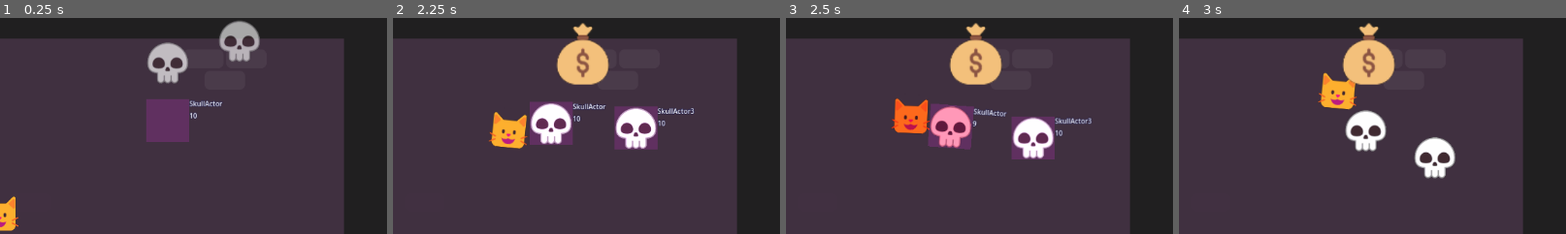
Above: before the commit, frames 1-4 (left to right).
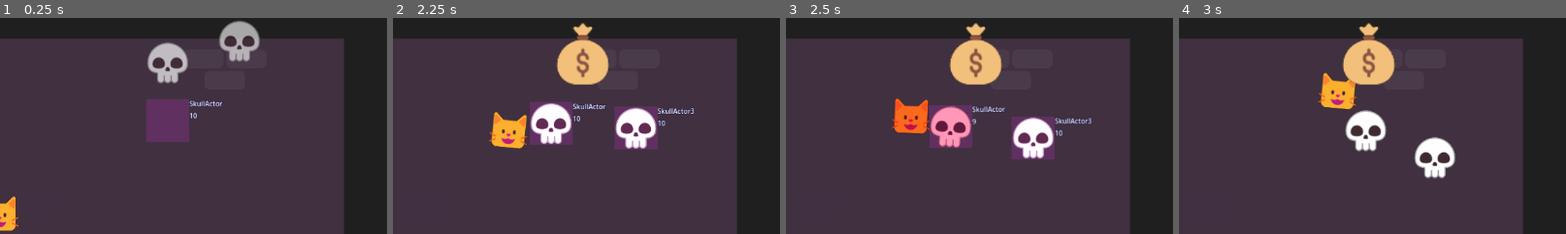
Above: after the commit, the same moments.

Repository: crapola/treasure_cat_game
Game: Godot game, scene res://main.tscn
Two runs of this game, one before a commit and one after it. Both use one fixed random seed, a clock stepped at 60 frames per second and the inputs below. This scene is started directly instead of the project's main scene. The engine's default icon, where the game draws it, is replaced by a stand-in: a white triangle on a blue panel in a dark square. Sound files missing from this copy of the repository are replaced by a short silence.
Inputs:
- Up to frame 1 (0.25 s): no input
- Up to frame 2 (2.25 s): click "Statistics" at 0.5 s; click "Show actors info" at 1.25 s; click "Statistics" at 2 s
- Up to frame 3 (2.5 s): no input
- Up to frame 4 (3 s): click "Show actors info" at 2.75 s
The pictures show only the part of the screen within x 50-100%, y 5-55%; the shares and areas given below are measured in that part.

Frames 1-2 are identical in both runs. In frame 3, 0.4% of the frame differs, in the area x 36-57%, y 39-61%; in frame 4, nothing differs.
Error in both runs: Invalid access to property or key 'button_pressed' on a base object of type 'Nil'. (res://debug/debugging_interface.gd:13)

Commit message:
Display dagger durability

Diff:
--- a/actors/actor.gd
+++ b/actors/actor.gd
@@ -9,6 +9,8 @@
 signal gold_collected(value:int)
 ## Health changed.
 signal health_changed(value:int)
+## Item picked up.
+signal item_collected(item:Node2D)
 ## Killed by other.
 signal killed(other:Actor)
 ## Allow buffs.
@@ -105,6 +107,10 @@
 	print_debug(self.name," has deserted.")
 	queue_free()
 
+## Get item in hand.
+func get_item()->Node2D:
+	return hand.get_item()
+
 ## Collect gold for the faction. If it has no faction, return false.
 func give_gold(value:int)->bool:
 	if faction:
--- a/debug/actor_info.gd
+++ b/debug/actor_info.gd
@@ -6,6 +6,10 @@
 	assert(get_parent() is Actor)
 	print_debug(self," attached to ",_actor)
 
+func _process(_delta:float)->void:
+	# Counter rotation to stay upright.
+	rotation=-get_parent().global_rotation
+
 func _on_Timer_timeout()->void:
 	%Name.text=_actor.name
 	%Health.text=str(_actor.health)
--- /dev/null
+++ b/debug/test.gd
@@ -0,0 +1,24 @@
+extends Control
+
+
+@onready var player=$Player
+@onready var enemy: Sprite2D = $Enemy
+@onready var result: Sprite2D = $Result
+
+# Called when the node enters the scene tree for the first time.
+func _ready() -> void:
+	result.position=_avoid_player(enemy.position)
+
+func _avoid_player(pos:Vector2)->Vector2:
+	prints(pos,player.position,pos+(player.position-pos)/2.0)
+	var pp=player.position
+	var v=player.position-pos
+	var n=player.position.direction_to(pos)
+	var d=512
+	var f=1-pp.distance_to(pos)/d
+	return pos+player.position.direction_to(pos)*(1-pp.distance_to(pos)/512)*256
+	#return pos+n*f*256
+
+func _input(e)->void:
+	enemy.position=get_local_mouse_position()
+	result.position=_avoid_player(enemy.position)
--- /dev/null
+++ b/debug/test.tscn
@@ -0,0 +1,29 @@
+[gd_scene format=3 uid="uid://cylvvd44cafxw"]
+
+[ext_resource type="Script" uid="uid://3fuof0qh5i0p" path="res://debug/test.gd" id="1_bdhpj"]
+[ext_resource type="Texture2D" uid="uid://bj0ncu4s88e6p" path="res://icon.svg" id="2_3hy8g"]
+
+[node name="Test" type="Control" unique_id=653534544]
+layout_mode = 3
+anchors_preset = 15
+anchor_right = 1.0
+anchor_bottom = 1.0
+grow_horizontal = 2
+grow_vertical = 2
+script = ExtResource("1_bdhpj")
+metadata/_edit_lock_ = true
+
+[node name="Enemy" type="Sprite2D" parent="." unique_id=1817397858]
+position = Vector2(429, 224)
+scale = Vector2(0.8, 0.8)
+texture = ExtResource("2_3hy8g")
+
+[node name="Player" type="Sprite2D" parent="." unique_id=695043974]
+position = Vector2(641, 259)
+texture = ExtResource("2_3hy8g")
+
+[node name="Result" type="Sprite2D" parent="." unique_id=2121103292]
+self_modulate = Color(1, 1, 0.5019608, 1)
+position = Vector2(218.00002, 157)
+scale = Vector2(0.5, 0.5)
+texture = ExtResource("2_3hy8g")
--- a/hand.gd
+++ b/hand.gd
@@ -16,6 +16,10 @@
 	assert(_hand)
 	return _hand.get_child_count()>0
 
+## Get the item.
+func get_item()->Node2D:
+	return _hand.get_child(0)
+
 ## Give item.
 func give_item(node:Node2D)->void:
 	node.position=Vector2.ZERO
--- a/hand.tscn
+++ b/hand.tscn
@@ -1,9 +1,9 @@
-[gd_scene load_steps=2 format=3 uid="uid://bovhp34xkvwyp"]
+[gd_scene format=3 uid="uid://bovhp34xkvwyp"]
 
 [ext_resource type="Script" uid="uid://bklngakdqvcss" path="res://hand.gd" id="1_x8ld7"]
 
-[node name="Arm" type="Node2D"]
+[node name="Arm" type="Node2D" unique_id=792322662]
 script = ExtResource("1_x8ld7")
 
-[node name="Hand" type="Marker2D" parent="."]
+[node name="Hand" type="Marker2D" parent="." unique_id=1538333224]
 position = Vector2(50, 0)
--- a/hud.gd
+++ b/hud.gd
@@ -3,6 +3,8 @@
 @onready var player_gold:Label=$Player
 @onready var player_health:PictorialValue=$PlayerHealth/PictorialValue
 @onready var monsters_gold:Label=$Monsters
+@onready var dagger_durability:PictorialValue=$Item/PictorialValue
+@onready var item:Label=$Item
 
 var _start_time:int=Time.get_unix_time_from_system() as int
 
@@ -11,6 +13,14 @@
 
 func player_info_update(player:Cat)->void:
 	player_health.value=player.health
+	var i:Actor=player.get_item() as Actor
+	item.visible=i!=null
+	if i:
+		dagger_durability.value=i.health
+		if i.health==0:
+			item.hide()
+
+
 
 func faction_update(num:int,faction:Faction)->void:
 	var labels:Array[Label]=[player_gold,monsters_gold]
--- a/hud.tscn
+++ b/hud.tscn
@@ -8,7 +8,11 @@
 atlas = ExtResource("3_p0x1c")
 region = Rect2(128, 128, 64, 64)
 
-[node name="HUD" type="Control"]
+[sub_resource type="AtlasTexture" id="AtlasTexture_8sq4i"]
+atlas = ExtResource("3_p0x1c")
+region = Rect2(64, 192, 64, 64)
+
+[node name="HUD" type="Control" unique_id=2010699859]
 layout_mode = 3
 anchors_preset = 15
 anchor_right = 1.0
@@ -18,7 +22,7 @@
 script = ExtResource("1_4xt3x")
 metadata/_edit_lock_ = true
 
-[node name="Player" type="Label" parent="."]
+[node name="Player" type="Label" parent="." unique_id=178071047]
 layout_mode = 0
 offset_left = 8.0
 offset_top = 24.0
@@ -26,7 +30,7 @@
 offset_bottom = 47.0
 text = "Player"
 
-[node name="Monsters" type="Label" parent="."]
+[node name="Monsters" type="Label" parent="." unique_id=597756191]
 layout_mode = 0
 offset_left = 8.0
 offset_top = 4.0
@@ -34,7 +38,7 @@
 offset_bottom = 27.0
 text = "Monsters"
 
-[node name="PlayerHealth" type="Label" parent="."]
+[node name="PlayerHealth" type="Label" parent="." unique_id=1741895980]
 layout_mode = 0
 offset_left = 8.0
 offset_top = 608.0
@@ -42,7 +46,7 @@
 offset_bottom = 656.0
 text = "Health"
 
-[node name="PictorialValue" type="Control" parent="PlayerHealth"]
+[node name="PictorialValue" type="Control" parent="PlayerHealth" unique_id=589057706]
 anchors_preset = 0
 offset_left = 56.0
 offset_top = -5.0
@@ -53,7 +57,27 @@
 texture = SubResource("AtlasTexture_2gywl")
 image_scale = 0.5
 
-[node name="Time" type="Label" parent="."]
+[node name="Item" type="Label" parent="." unique_id=816830228]
+layout_mode = 0
+offset_left = 712.0
+offset_top = 608.0
+offset_right = 748.0
+offset_bottom = 657.0
+text = "Item
+"
+
+[node name="PictorialValue" type="Control" parent="Item" unique_id=1301435884]
+anchors_preset = 0
+offset_left = 40.0
+offset_right = 40.0
+offset_bottom = 32.0
+script = ExtResource("2_sd122")
+texture = SubResource("AtlasTexture_8sq4i")
+image_scale = 0.5
+value = 0
+metadata/_custom_type_script = "uid://c742pemuavo8r"
+
+[node name="Time" type="Label" parent="." unique_id=1918488386]
 layout_mode = 1
 anchors_preset = -1
 anchor_left = 0.5
@@ -62,7 +86,7 @@
 grow_horizontal = 2
 text = "Time: 0:0:0"
 
-[node name="Timer" type="Timer" parent="Time"]
+[node name="Timer" type="Timer" parent="Time" unique_id=445053403]
 process_mode = 3
 autostart = true
 
--- a/main.gd
+++ b/main.gd
@@ -36,6 +36,10 @@
 	player.faction=factions[0]
 	player.collide_shop.connect(shop_open)
 	player.health_changed.connect(hud.player_info_update.bind(player).unbind(1))
+	player.item_collected.connect(hud.player_info_update.bind(player).unbind(1))
+	player.item_collected.connect(func(i):
+		i.health_changed.connect(hud.player_info_update.bind(player).unbind(1))
+		)
 	player.health=player.health#   +10
 	player.global_position=get_viewport_rect().get_center()
 	player.tree_exiting.connect(end_game.bind("Defeat!"),CONNECT_DEFERRED)
--- a/project.godot
+++ b/project.godot
@@ -14,7 +14,7 @@
 
 [application]
 
-config/name="Treasure Cat Game"
+config/name="Shopcat"
 config/description="Help the cat collect treasure and defeat enemies."
 run/main_scene="res://title.tscn"
 config/features=PackedStringArray("4.7", "Mobile")
--- a/shop/items/dagger_pickup.gd
+++ b/shop/items/dagger_pickup.gd
@@ -5,4 +5,5 @@
 		var weapon:Actor=preload("res://actors/dagger_weapon.tscn").instantiate()
 		weapon.faction=actor.faction
 		actor.hand.give_item(weapon)
+		actor.item_collected.emit(weapon)
 		queue_free()
--- a/title.tscn
+++ b/title.tscn
@@ -1,11 +1,11 @@
-[gd_scene load_steps=3 format=3 uid="uid://c3a4lculj5cf3"]
+[gd_scene format=3 uid="uid://c3a4lculj5cf3"]
 
 [ext_resource type="Script" uid="uid://qviblg3ewina" path="res://title.gd" id="1_s7q58"]
 
 [sub_resource type="FontVariation" id="FontVariation_b6dw3"]
 variation_transform = Transform2D(1, 0.1, 0.1, 1, 0, 0)
 
-[node name="Title" type="Control"]
+[node name="Title" type="Control" unique_id=749401778]
 layout_mode = 3
 anchors_preset = 15
 anchor_right = 1.0
@@ -14,7 +14,7 @@
 grow_vertical = 2
 script = ExtResource("1_s7q58")
 
-[node name="CenterContainer" type="CenterContainer" parent="."]
+[node name="CenterContainer" type="CenterContainer" parent="." unique_id=1887764519]
 layout_mode = 1
 anchors_preset = 15
 anchor_right = 1.0
@@ -22,20 +22,20 @@
 grow_horizontal = 2
 grow_vertical = 2
 
-[node name="Container" type="VBoxContainer" parent="CenterContainer"]
+[node name="Container" type="VBoxContainer" parent="CenterContainer" unique_id=751333018]
 layout_mode = 2
 
-[node name="Label" type="Label" parent="CenterContainer/Container"]
+[node name="Label" type="Label" parent="CenterContainer/Container" unique_id=1459184580]
 layout_mode = 2
 size_flags_horizontal = 0
 theme_type_variation = &"HeaderLarge"
 theme_override_colors/font_outline_color = Color(0, 0, 0, 1)
 theme_override_constants/outline_size = 4
 theme_override_fonts/font = SubResource("FontVariation_b6dw3")
-text = "Treasure Cat Game"
+text = "Shopcat"
 horizontal_alignment = 1
 
-[node name="Label2" type="Label" parent="CenterContainer/Container"]
+[node name="Label2" type="Label" parent="CenterContainer/Container" unique_id=653217446]
 layout_mode = 2
 text = "Click to start"
 horizontal_alignment = 1
Not shown, added: debug/test.gd.uid
Not shown: 1 places in hud.tscn that only renumber resources
Not shown, changed: readme.md
